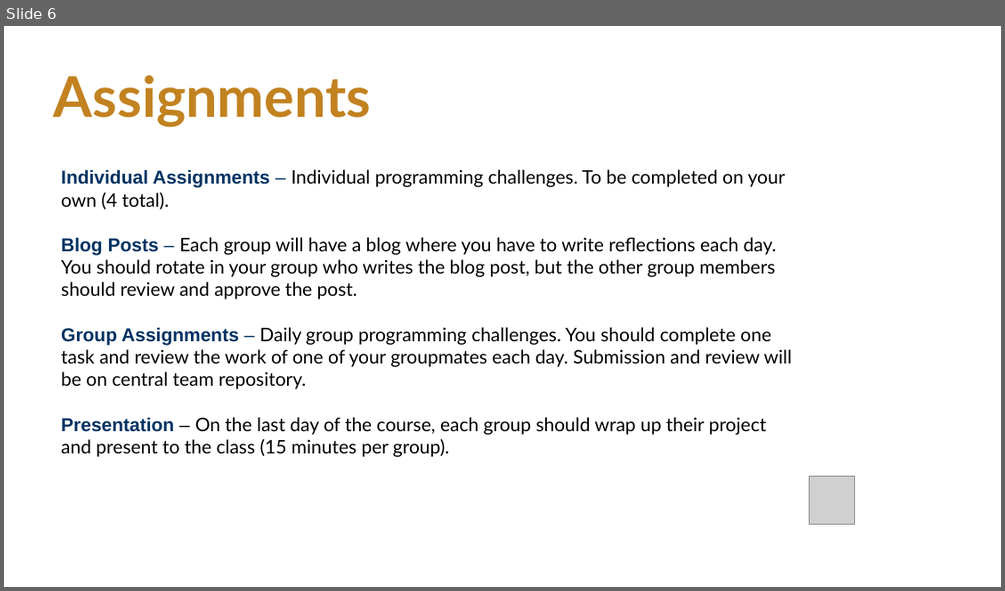
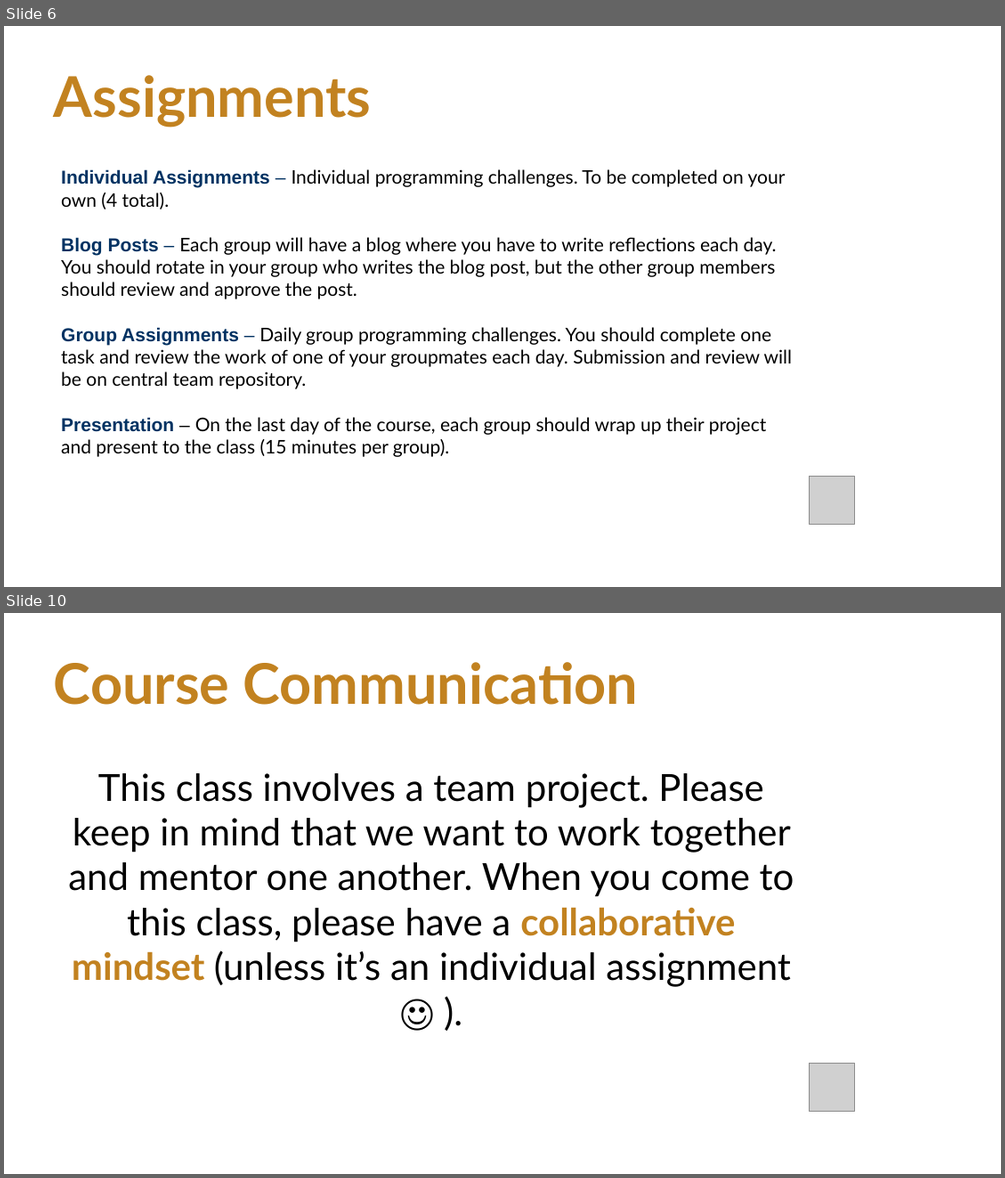
Before and after one commit to msse-2022-bootcamp/lessons, a slide deck: files/msse-intro.pptx. Shown one above the other, each under a label of ours: slide 6 before the commit, slides 6 and 10 after it; the slides between them are not shown. The pictures are 1005x591 and 1005x1178 pixels, drawn with LibreOffice and Linux fonts; fonts in the diff are those of the drawing; grey boxes stand for pictures; background and template pictures are left out. Boxes give left, top, right and bottom in pixels: in the first picture for what was removed or moved away, otherwise in the second. Text is boxed around its words. In the diff, an @@ line names an element or a change of style, - is before the commit and + after.

```diff
--- a/files/msse-intro.pptx
+++ b/files/msse-intro.pptx
@@ slide 10 added at bbox=[4, 613, 1001, 1174], background #FFFFFF @@
@@ title added at bbox=[54, 662, 639, 705], 54 pt, text #C28220, bold @@
+Course Communication
@@ text added at bbox=[68, 773, 794, 987], 36 pt, text #000000 @@
+This class involves a team project. Please keep in mind that we want to work together and mentor one another. When you come to this class, please have a collaborative mindset (unless it’s an individual assignment ☺ ).
@@ picture added at bbox=[809, 1063, 854, 1111] @@
```
Also in this commit, not shown: 2 slides changed, 2 other slides added, 1 other file.
